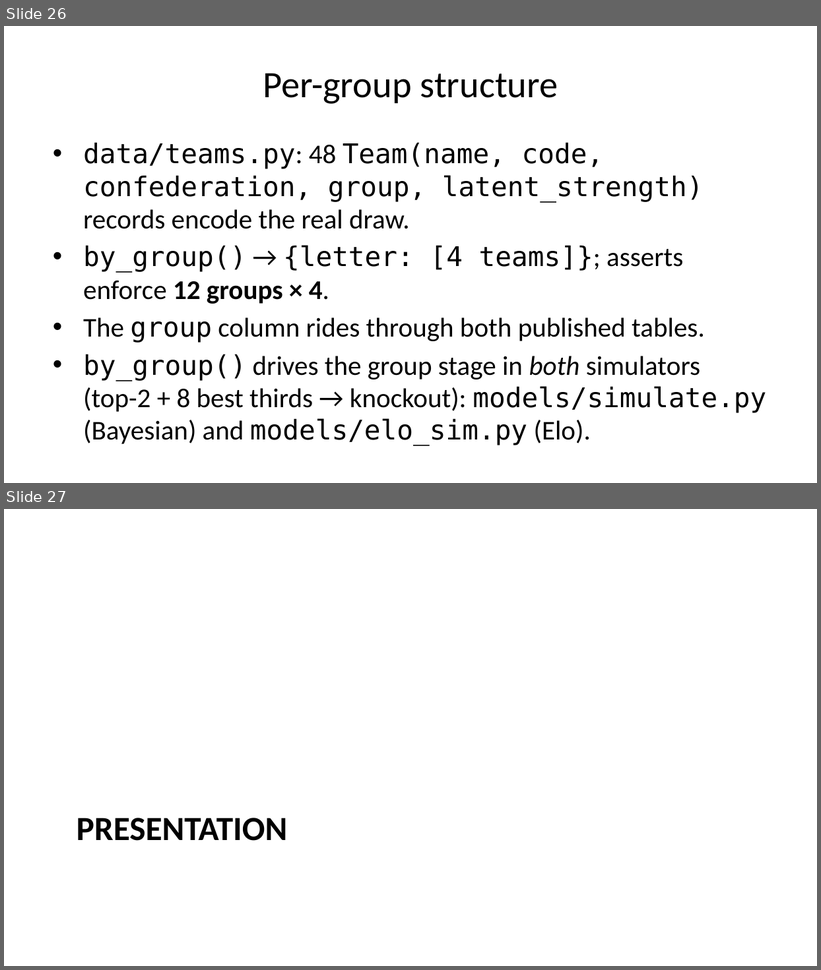
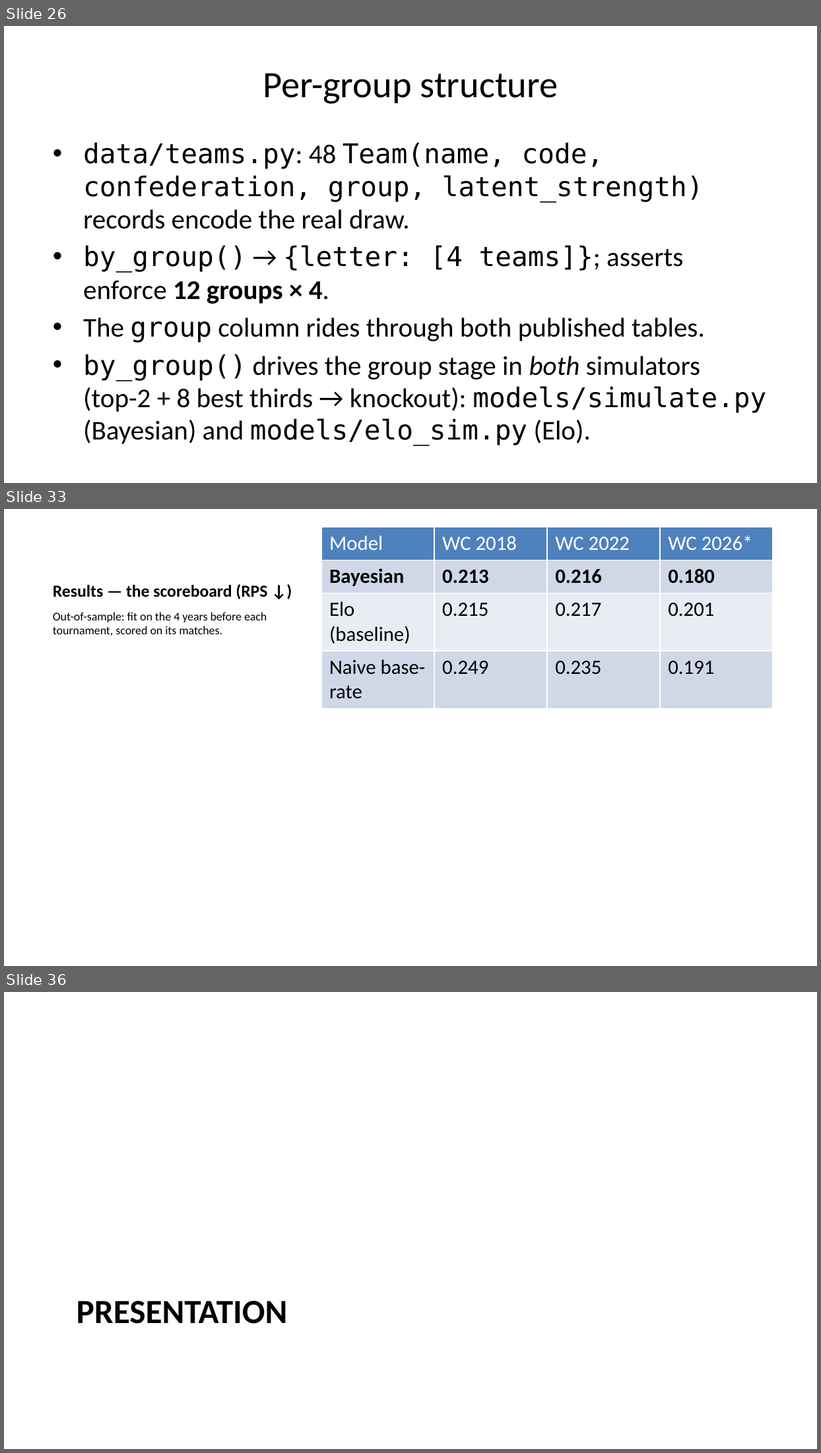
Before and after one commit to mariaob1201/2026wc-analytics, a slide deck: docs/data_pipeline_slides.pptx. Shown one above the other, each under a label of ours: slides 26 and 27 before the commit, slides 26, 33 and 36 after it; the slides between them are not shown. The pictures are 821x970 and 821x1453 pixels, drawn with LibreOffice and Linux fonts; fonts in the diff are those of the drawing. Boxes give left, top, right and bottom in pixels: in the first picture for what was removed or moved away, otherwise in the second. Text is boxed around its words. In the diff, an @@ line names an element or a change of style, - is before the commit and + after.

```diff
--- a/docs/data_pipeline_slides.pptx
+++ b/docs/data_pipeline_slides.pptx
@@ slide 33 added at (4,509,817,966), background #FFFFFF @@
@@ table added at (321,527,773,916), 4 rows, 4 columns @@
+Model | WC 2018 | WC 2022 | WC 2026*
+Bayesian | 0.213 | 0.216 | 0.180
+Elo (baseline) | 0.215 | 0.217 | 0.201
+Naive base-rate | 0.249 | 0.235 | 0.191
@@ title added at (53,584,267,599), 15 pt, text #000000, bold @@
+Results — the scoreboard (RPS ↓)
@@ text added at (53,612,267,636), 10.5 pt, text #000000 @@
+Out-of-sample: fit on the 4 years before each tournament, scored on its matches.
@@ what was slide 27 is now slide 36 @@
```
Also in this commit, not shown: 8 other slides added, 2 other files.
